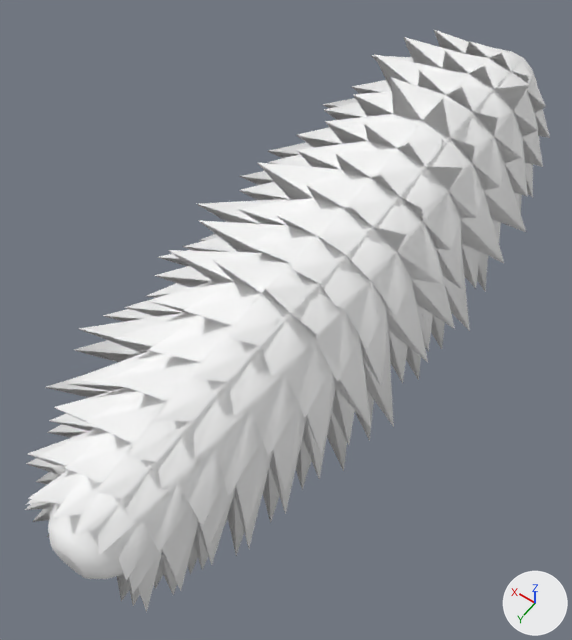
The glTF model EverythingLibraryBrowser/models/microscopic/microscopic-protists-spiny-ciliate/microscopic-protists-spiny-ciliate_v1.glb, before and after one commit.
Both versions are drawn from a camera (50 mm lens) standing at (-0.0345, 0.0615, 0.0941) and looking at (0.0025, 0.0097, 0.0128). Arrows for +X, +Y and +Z are at lower right; the lights stay in place. The first picture is the older version.

In view in the first picture: 'Spiny Ciliate'.
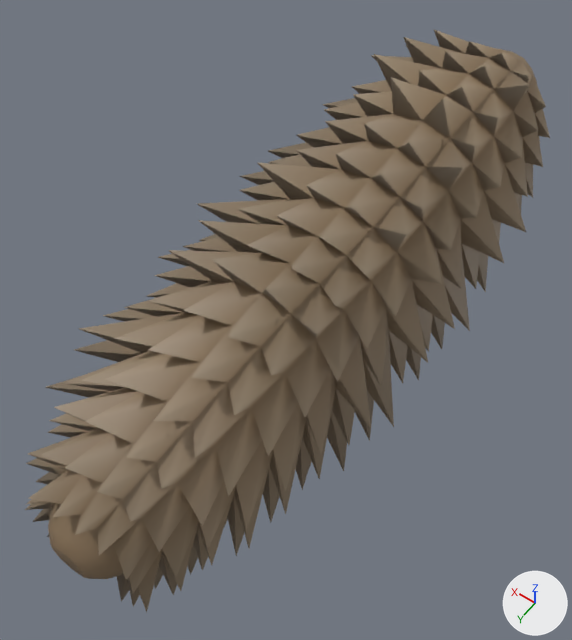
The newer file is also turned or shifted as a whole; pictures and numbers use the older file's frame.

Diff of the bpy script that builds the scene:
```diff
--- a/EverythingLibraryBrowser/models/microscopic/microscopic-protists-spiny-ciliate/microscopic-protists-spiny-ciliate_v1.glb.py
+++ b/EverythingLibraryBrowser/models/microscopic/microscopic-protists-spiny-ciliate/microscopic-protists-spiny-ciliate_v1.glb.py
@@ me_mesh_001 @@
 me_mesh_001.from_pydata(...)  # 576 vertices, 1148 faces; spans x -0.0181..0.0181, y -0.05..0.05, z 0.0..0.0357
 # used by ob_spiny_ciliate; location = (0.0, 0.0, 0.0)
+# me_mesh_001 part 1: 1148 faces centred in x -0.0135..0.0135, y -0.0497..0.05, z 0.0046..0.0311 are repainted in the vertex colours; the middle colour goes from white #ffffff to brown #877155
 me_mesh_001.materials.append(mat_mat_particletransp_068)
```

Pixel boxes (x1, y1, x2, y2) of what changed, in the pictures (572 x 640 px):
part 1 of me_mesh_001, recoloured (white to brown)
    both: (25, 30, 550, 612)
